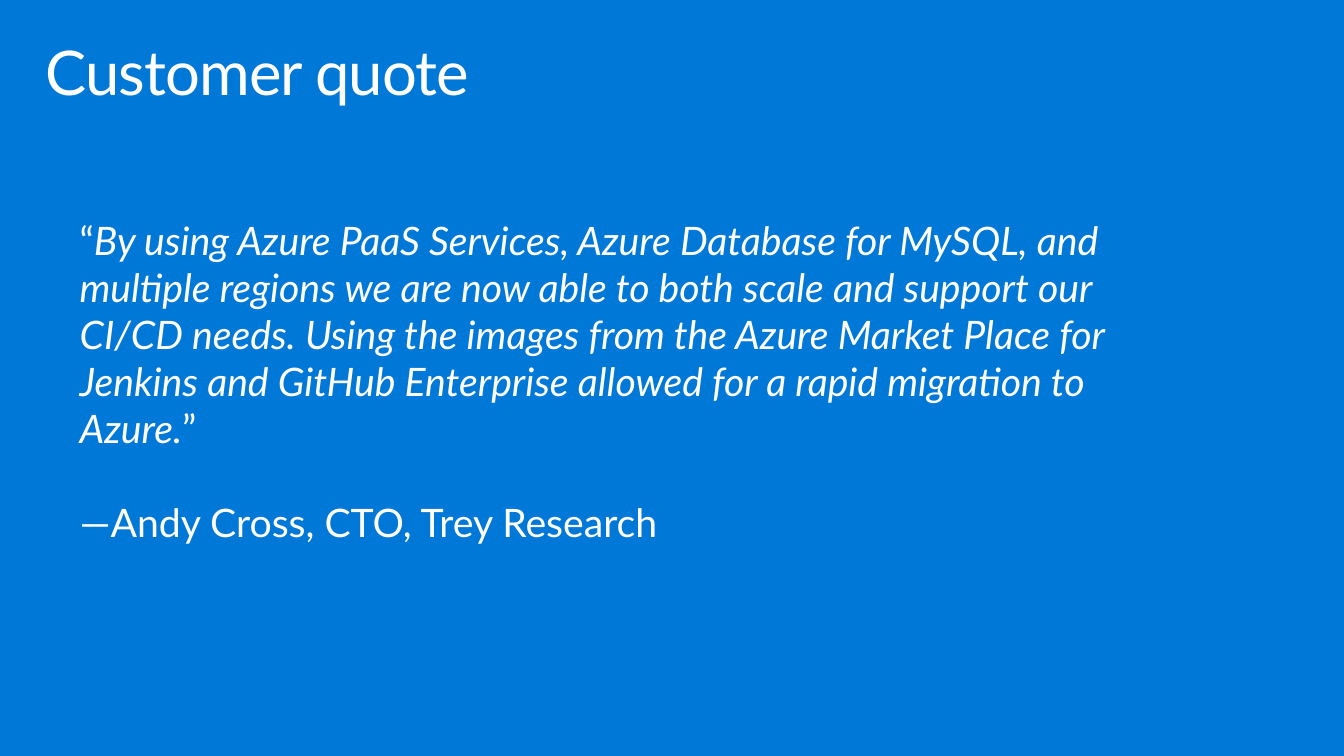
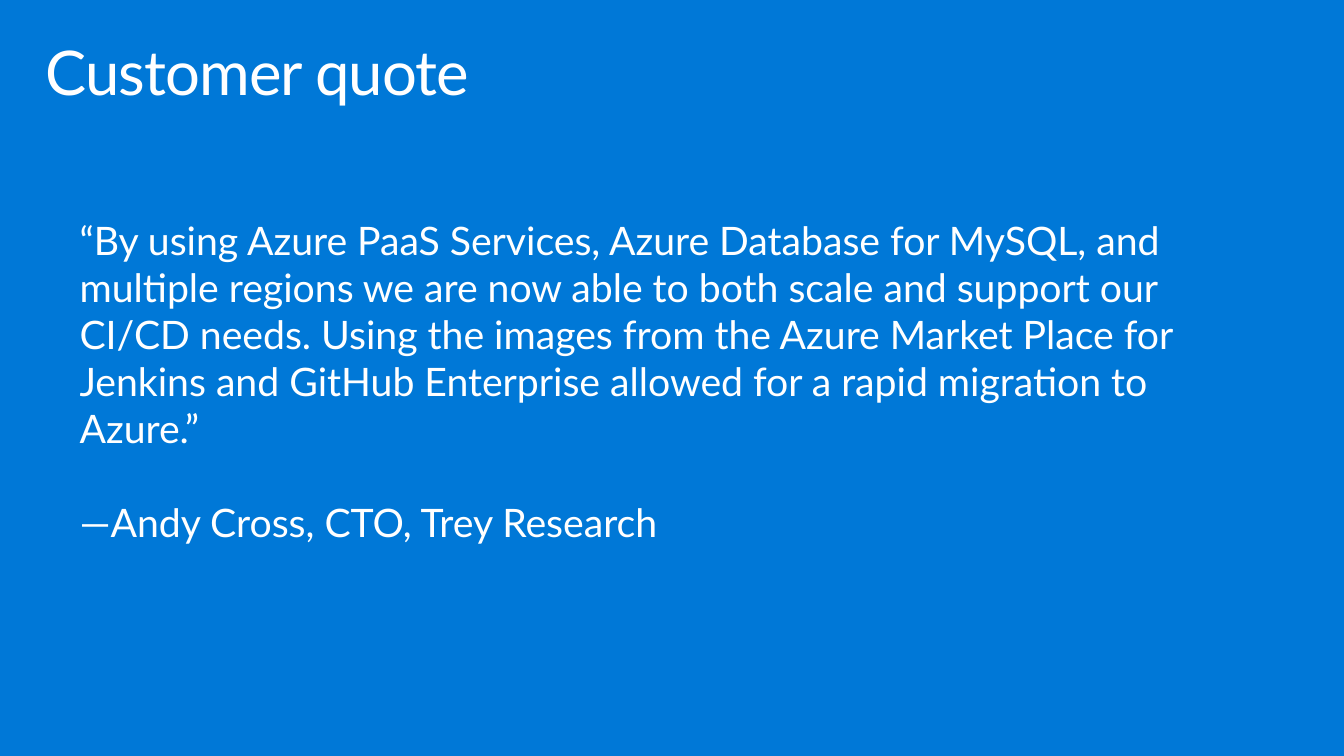
Before and after one commit to Microsoft/MCW-OSS-DevOps, a slide deck: slide 49 of WDS/Whiteboard design session trainer presentation - OSS DevOps.pptx. Drawn at 1344x756 pixels with LibreOffice and Linux fonts; fonts in the diff are those of the drawing. Boxes give left, top, right and bottom in pixels: in the first picture for what was removed or moved away, otherwise in the second. Text is boxed around its words. In the diff, an @@ line names an element or a change of style, - is before the commit and + after.

```diff
--- a/WDS/Whiteboard design session trainer presentation - OSS DevOps.pptx
+++ b/WDS/Whiteboard design session trainer presentation - OSS DevOps.pptx
@@ text at (80, 225, 1174, 444): italic off in "“By using Azure PaaS Services, Azure Database ..." @@
```
Also in this commit, not shown: 1 other slide changed.
